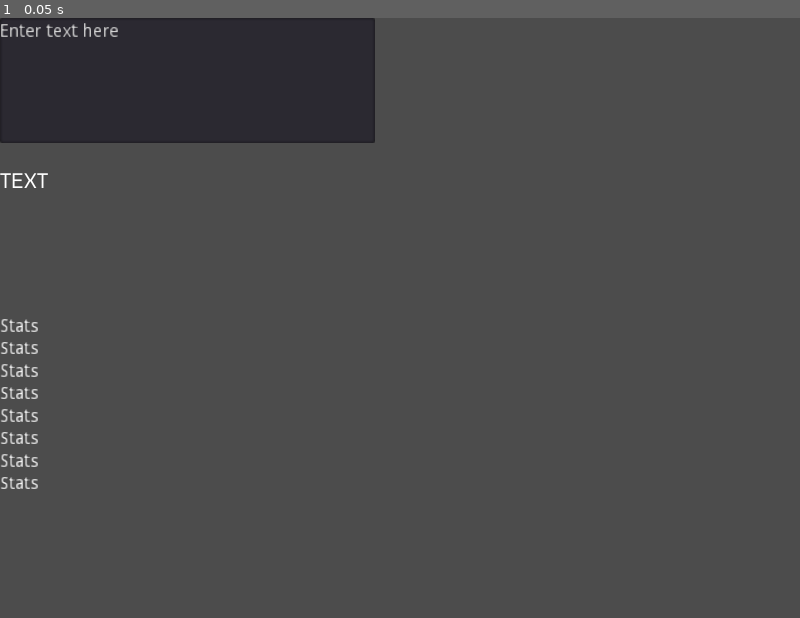
Above: before the commit, frame 1.
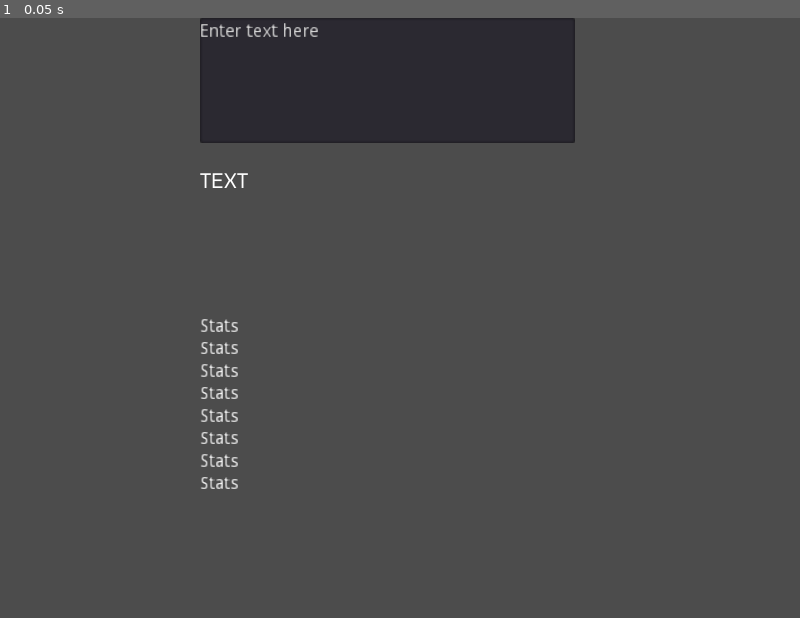
Above: after the commit, the same moment.

Repository: Jantho1990/Pseudo-3D-Layer-Test
Game: Godot game, scene res://_tests/TextboxScale/TextboxScaleTest.tscn
Same seed, same stepped clock (60 frames per second), same inputs: the game is played once before the commit and once after it. This scene is started directly instead of the project's main scene.
Inputs:
- Up to frame 1 (0.05 s): no input

The runs differ from the first frame. In frame 1, 11% of the frame differs, in the area x 0-72%, y 0-79%.

Commit message:
fixed a typo, i'm going to go cry now

Diff:
--- a/_tests/TextboxScale/TextboxScaleTest.gd
+++ b/_tests/TextboxScale/TextboxScaleTest.gd
@@ -5,7 +5,7 @@
 # Declare member variables here. Examples:
 # var a = 2
 # var b = "text"
-const DELIMITERS = [' ', '/n']
+const DELIMITERS = [' ', '\n']
 
 
 onready var TE = $VBoxContainer/HBoxContainer/TextEdit
@@ -79,6 +79,7 @@
     while not finished:
       for delimiter in delimiters:
         var index = parts[i].find(delimiter)
+        print('Part: ', parts[i], ', Index: ', index, ', Delimiter: ', String(delimiter.to_ascii()))
         if index > -1 and parts[i].length() > index + 1:
           var left_part = parts[i].substr(0, index + delimiter.length())
           var right_part = parts[i].substr(index + delimiter.length())
@@ -89,30 +90,11 @@
       else:
         i += 1
 
-    # for delimiter in delimiters:
-    #   var finished = false
-    #   var i = 0
-
-    #   while not finished:
-    #     var index = parts[i].find(delimiter)
-    #     print('index -- ', index, delimiter, ' ))')
-
-    #     if index > -1 and parts[i].length() > index + 1:
-    #       var left_part = parts[i].substr(0, index + delimiter.length())
-    #       var right_part = parts[i].substr(index + delimiter.length())
-    #       parts[i] = left_part
-    #       parts.insert(i + 1, right_part)
-    #       i += 1
-    #     elif i < parts.size() - 1:
-    #       i += 1
-    #     else:
-    #       finished = true
-
   return parts
 
 
 func calculate_lines(split_text : Array, font : DynamicFont, container_width: int):
-  print('WIDTH: ', container_width)
+  # print('WIDTH: ', container_width)
   # How many pixels until we need to wrap to next line
   var width_until_next_line = container_width
 
@@ -128,7 +110,7 @@
   # Iterate through the split text and find out how many lines it will be split into
   for word in split_text:
     var pixels_in_word = get_word_pixel_width(word, font)
-    print('Line count: ', total_lines, '. Next line:', width_until_next_line, ', Word: ', word, ' -- ', pixels_in_word, ' pixels wide')
+    # print('Line count: ', total_lines, '. Next line:', width_until_next_line, ', Word: ', word, ' -- ', pixels_in_word, ' pixels wide')
 
     # If amount of pixels is more than one line can handle, go to next line.
     if pixels_in_word > width_until_next_line or word.find('\n') > -1:
@@ -176,7 +158,7 @@
   # Iterate through the split text and find out how many lines it will be split into
   for word in split_text:
     var pixels_in_word = get_word_pixel_width(word, font)
-    print('Line count: ', total_lines, '. Next line:', width_until_next_line, ', Word: ', word, ' -- ', pixels_in_word, ' pixels wide')
+    # print('Line count: ', total_lines, '. Next line:', width_until_next_line, ', Word: ', word, ' -- ', pixels_in_word, ' pixels wide')
 
     # If amount of pixels is more than one line can handle, go to next line.
     if pixels_in_word > width_until_next_line:
@@ -184,7 +166,7 @@
 
       # Inject a line break, because the calculations are not quite accurate enough.
       # We just need to guarantee that the textbox shows a new line if it calculates it should.
-      word = char(10) + word
+      word = '\n' + word
 
       # Subtract word pixel length from next line.
       width_until_next_line = container_width - pixels_in_word
--- a/_tests/TextboxScale/TextboxScaleTest.tscn
+++ b/_tests/TextboxScale/TextboxScaleTest.tscn
@@ -15,15 +15,18 @@
 }
 
 [node name="VBoxContainer" type="VBoxContainer" parent="."]
-anchor_right = 1.0
+anchor_left = 0.5
+anchor_right = 0.5
 anchor_bottom = 1.0
+margin_left = -160.0
+margin_right = 160.0
 custom_constants/separation = 20
 __meta__ = {
 "_edit_use_anchors_": false
 }
 
 [node name="HBoxContainer" type="HBoxContainer" parent="VBoxContainer"]
-margin_right = 640.0
+margin_right = 320.0
 margin_bottom = 100.0
 size_flags_horizontal = 3
 custom_constants/separation = 20
@@ -58,52 +61,52 @@
 
 [node name="VBoxContainer" type="VBoxContainer" parent="VBoxContainer"]
 margin_top = 240.0
-margin_right = 640.0
+margin_right = 320.0
 margin_bottom = 380.0
 
 [node name="Label1" type="Label" parent="VBoxContainer/VBoxContainer"]
-margin_right = 640.0
+margin_right = 320.0
 margin_bottom = 14.0
 text = "Stats"
 
 [node name="Label2" type="Label" parent="VBoxContainer/VBoxContainer"]
 margin_top = 18.0
-margin_right = 640.0
+margin_right = 320.0
 margin_bottom = 32.0
 text = "Stats"
 
 [node name="Label3" type="Label" parent="VBoxContainer/VBoxContainer"]
 margin_top = 36.0
-margin_right = 640.0
+margin_right = 320.0
 margin_bottom = 50.0
 text = "Stats"
 
 [node name="Label4" type="Label" parent="VBoxContainer/VBoxContainer"]
 margin_top = 54.0
-margin_right = 640.0
+margin_right = 320.0
 margin_bottom = 68.0
 text = "Stats"
 
 [node name="Label5" type="Label" parent="VBoxContainer/VBoxContainer"]
 margin_top = 72.0
-margin_right = 640.0
+margin_right = 320.0
 margin_bottom = 86.0
 text = "Stats"
 
 [node name="Label6" type="Label" parent="VBoxContainer/VBoxContainer"]
 margin_top = 90.0
-margin_right = 640.0
+margin_right = 320.0
 margin_bottom = 104.0
 text = "Stats"
 
 [node name="Label7" type="Label" parent="VBoxContainer/VBoxContainer"]
 margin_top = 108.0
-margin_right = 640.0
+margin_right = 320.0
 margin_bottom = 122.0
 text = "Stats"
 
 [node name="Label8" type="Label" parent="VBoxContainer/VBoxContainer"]
 margin_top = 126.0
-margin_right = 640.0
+margin_right = 320.0
 margin_bottom = 140.0
 text = "Stats"
